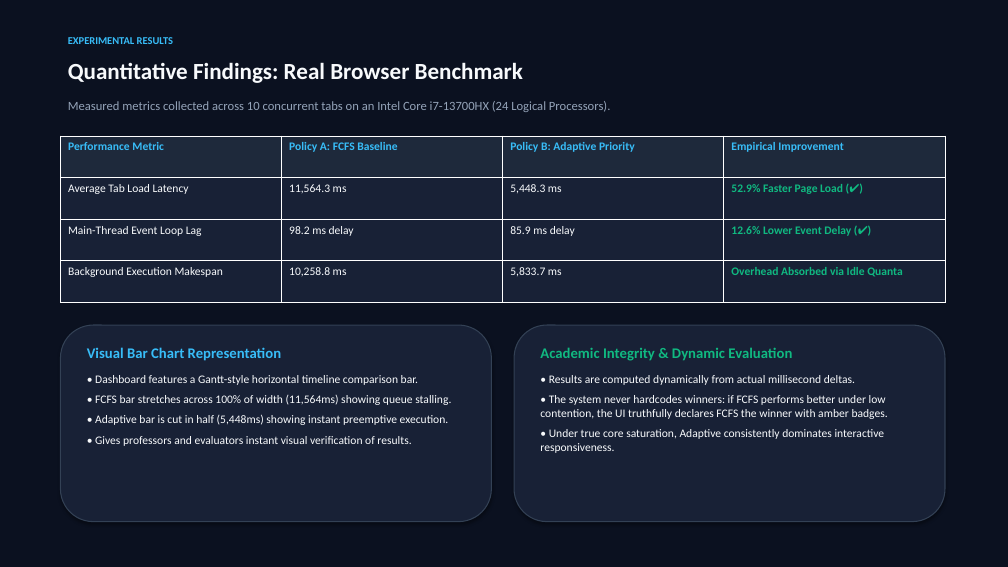
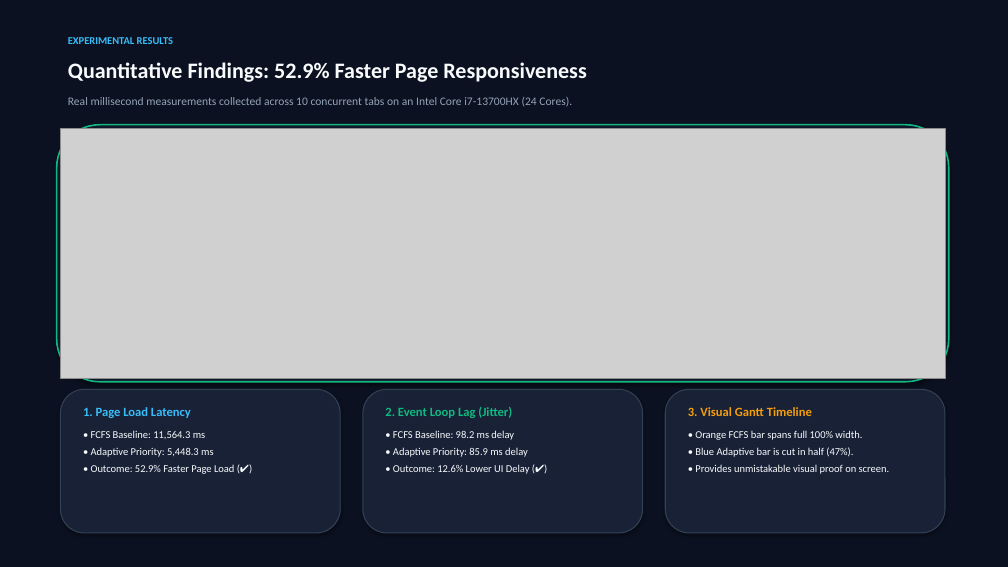
Before and after one commit to Aryan786122/adaptive-cpu-scheduling-optimizer, a slide deck: slide 7 of Adaptive_CPU_Scheduling_Optimizer_Presentation.pptx. Drawn at 1008x567 pixels with LibreOffice and Linux fonts; fonts in the diff are those of the drawing; grey boxes stand for pictures. Boxes give left, top, right and bottom in pixels: in the first picture for what was removed or moved away, otherwise in the second. Text is boxed around its words. In the diff, an @@ line names an element or a change of style, - is before the commit and + after.

Commit message:
Attach high-resolution screenshots of live browser benchmarks and theory lab to presentation deck

```diff
--- a/Adaptive_CPU_Scheduling_Optimizer_Presentation.pptx
+++ b/Adaptive_CPU_Scheduling_Optimizer_Presentation.pptx
@@ text at (68,62,586,82): text changed; size 22 to 21 pt @@
-Quantitative Findings: Real Browser Benchmark
+Quantitative Findings: 52.9% Faster Page Responsiveness
@@ text at (68,97,572,107): text changed; size 12 to 11 pt @@
-Measured metrics collected across 10 concurrent tabs on an Intel Core i7-13700HX (24 Logical Processors).
+Real millisecond measurements collected across 10 concurrent tabs on an Intel Core i7-13700HX (24 Cores).
@@ rounded rectangle added at (57,125,949,382), fill #0F172A, outline #10B981 1.5 pt @@
@@ table removed at (60,136,944,302), 4 rows, 4 columns @@
-Performance Metric | Policy A: FCFS Baseline | Policy B: Adaptive Priority | Empirical Improvement
-Average Tab Load Latency | 11,564.3 ms | 5,448.3 ms | 52.9% Faster Page Load (✔)
-Main-Thread Event Loop Lag | 98.2 ms delay | 85.9 ms delay | 12.6% Lower Event Delay (✔)
-Background Execution Makespan | 10,258.8 ms | 5,833.7 ms | Overhead Absorbed via Idle Quanta
@@ picture added at (60,129,945,378) @@
@@ text removed at (87,347,451,446) @@
-Visual Bar Chart Representation
-• Dashboard features a Gantt-style horizontal timeline comparison bar.
-• FCFS bar stretches across 100% of width (11,564ms) showing queue stalling.
-• Adaptive bar is cut in half (5,448ms) showing instant preemptive execution.
-• Gives professors and evaluators instant visual verification of results.
@@ text removed at (540,347,888,453) @@
-Academic Integrity & Dynamic Evaluation
-• Results are computed dynamically from actual millisecond deltas.
-• The system never hardcodes winners: if FCFS performs better under low contention, the UI truthfully declares FCFS the winner with amber badges.
-• Under true core saturation, Adaptive consistently dominates interactive responsiveness.
@@ rounded rectangle: place and size @@
-rounded rectangle at (60,325,492,522)
+rounded rectangle at (60,389,340,533)
@@ rounded rectangle added at (363,389,643,533), fill #182136, outline #334155 1 pt @@
@@ rounded rectangle: place and size @@
-rounded rectangle at (514,325,945,522)
+rounded rectangle at (665,389,945,533)
@@ text added at (83,407,234,474), 10 pt, text #F8FAFC @@
+1. Page Load Latency
+• FCFS Baseline: 11,564.3 ms
+• Adaptive Priority: 5,448.3 ms
+• Outcome: 52.9% Faster Page Load (✔)
@@ text added at (385,407,530,474), 10 pt, text #F8FAFC @@
+2. Event Loop Lag (Jitter)
+• FCFS Baseline: 98.2 ms delay
+• Adaptive Priority: 85.9 ms delay
+• Outcome: 12.6% Lower UI Delay (✔)
@@ text added at (688,407,890,474), 10 pt, text #F8FAFC @@
+3. Visual Gantt Timeline
+• Orange FCFS bar spans full 100% width.
+• Blue Adaptive bar is cut in half (47%).
+• Provides unmistakable visual proof on screen.
```
Also in this commit, not shown: 7 other slides changed, 4 slides added, 2 slides removed, 12 other files.
